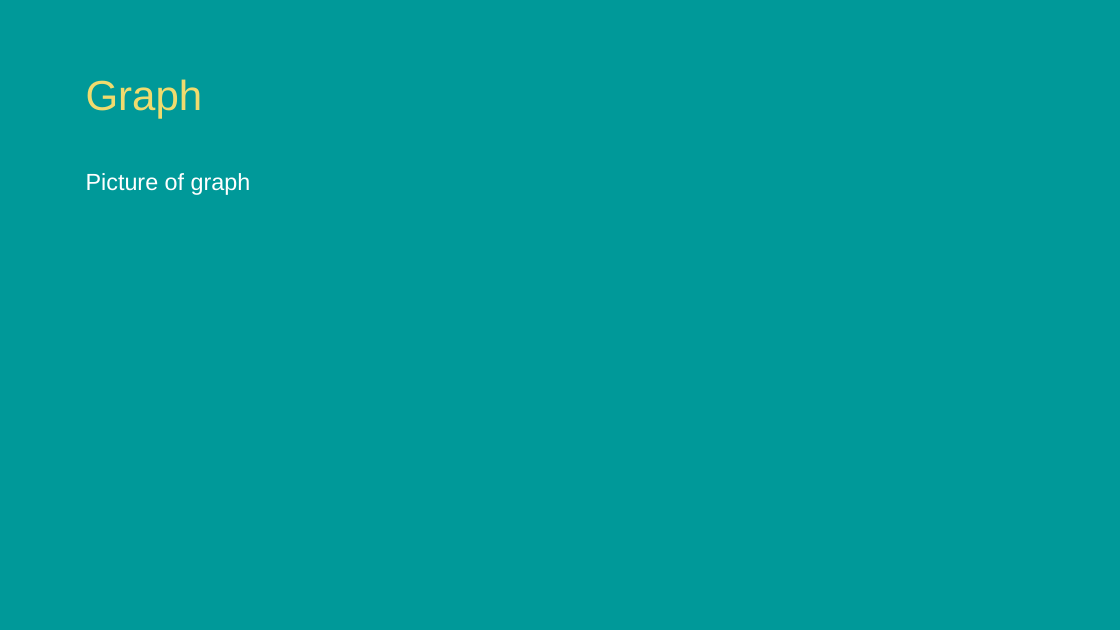
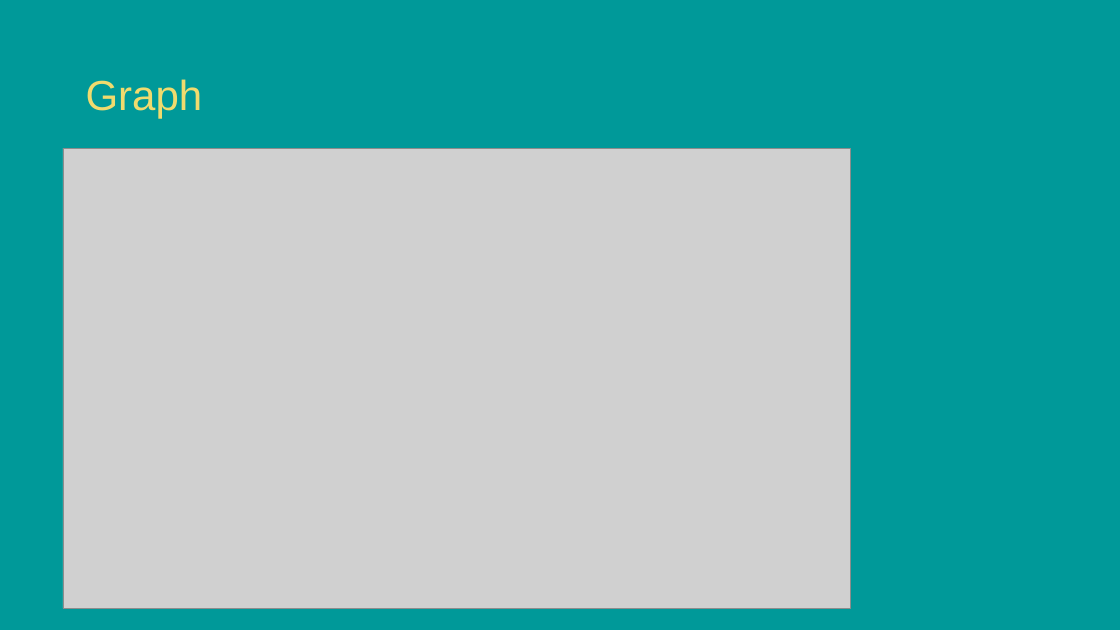
Before and after one commit to caspargross/ActivityAnalyser, a slide deck: slide 11 of TrackFit _Presentation.pptx. Drawn at 1120x630 pixels with LibreOffice and Linux fonts; fonts in the diff are those of the drawing; grey boxes stand for pictures; background and template pictures are left out. Boxes give left, top, right and bottom in pixels: in the first picture for what was removed or moved away, otherwise in the second. Text is boxed around its words. In the diff, an @@ line names an element or a change of style, - is before the commit and + after.

```diff
--- a/TrackFit _Presentation.pptx
+++ b/TrackFit _Presentation.pptx
@@ picture added at bbox=[63, 148, 850, 608] @@
@@ text removed at bbox=[86, 173, 251, 195] @@
-Picture of graph
```
Also in this commit, not shown: 5 other slides changed.
